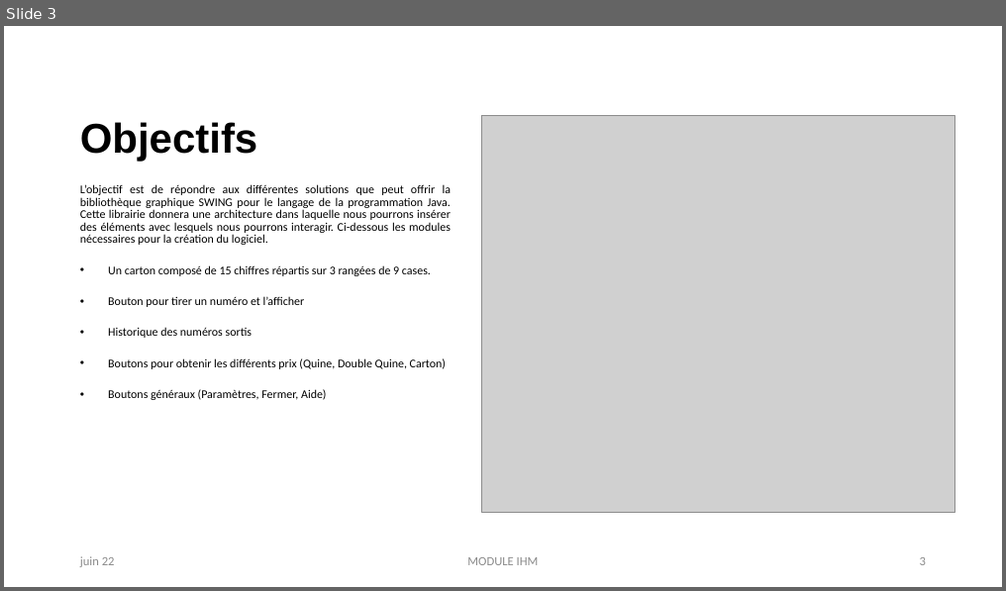
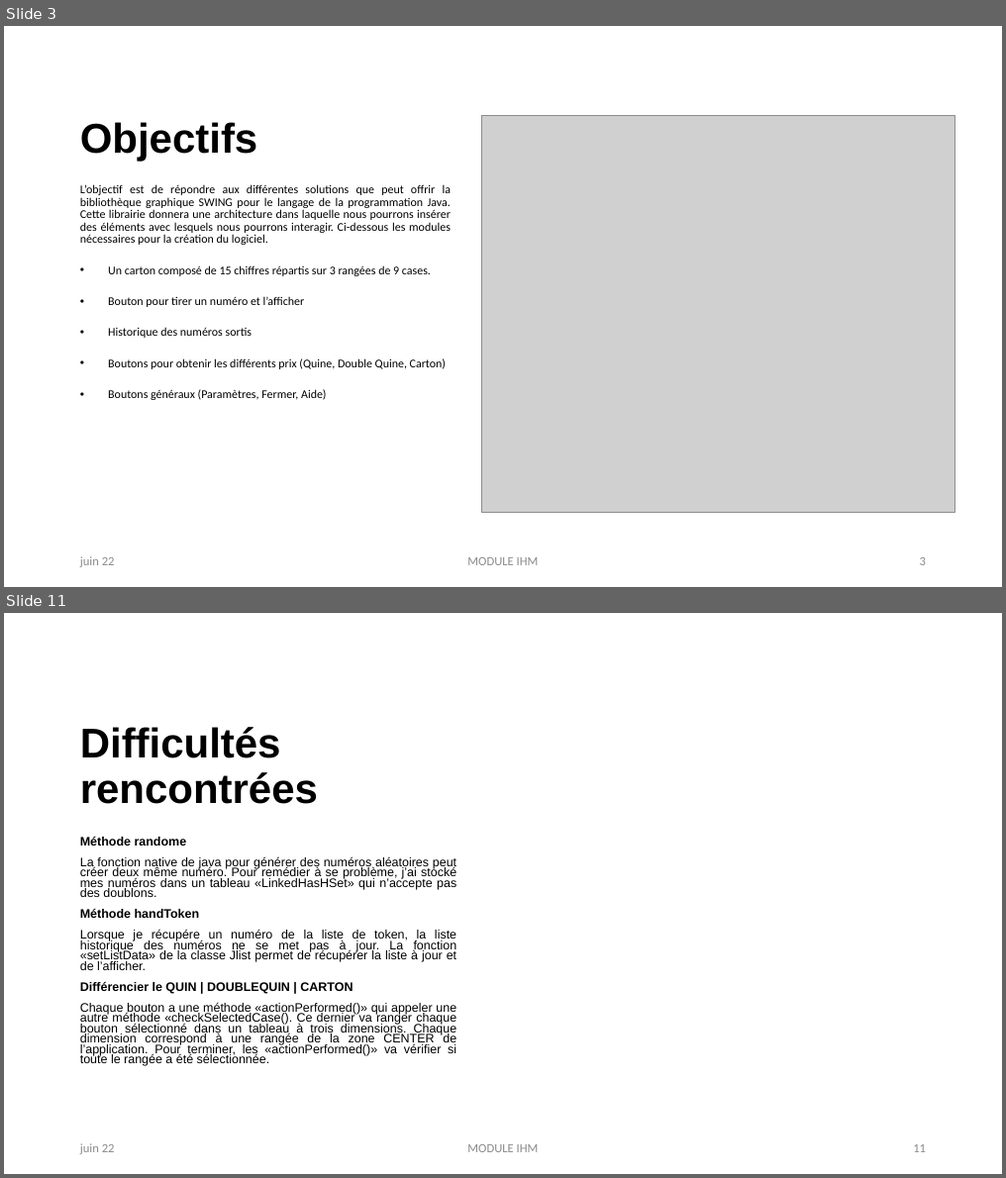
Before and after one commit to UfukArslan/Loto, a slide deck: LOTTO.pptx. Shown one above the other, each under a label of ours: slide 3 before the commit, slides 3 and 11 after it; the slides between them are not shown. The pictures are 1006x591 and 1006x1178 pixels, drawn with LibreOffice and Linux fonts; fonts in the diff are those of the drawing; grey boxes stand for pictures. Boxes give left, top, right and bottom in pixels: in the first picture for what was removed or moved away, otherwise in the second. Text is boxed around its words. In the diff, an @@ line names an element or a change of style, - is before the commit and + after.

```diff
--- a/LOTTO.pptx
+++ b/LOTTO.pptx
@@ slide 11 added at (x1=4, y1=613, x2=1002, y2=1174), background #FFFFFF @@
@@ title added at (x1=80, y1=727, x2=318, y2=804), 40 pt, text #000000, bold @@
+Difficultés rencontrées
@@ text added at (x1=80, y1=837, x2=457, y2=1066), 11.9 pt, text #000000 @@
+Méthode randome
+La fonction native de java pour générer des numéros aléatoires peut créer deux même numéro. Pour remédier à se problème, j’ai stocké mes numéros dans un tableau «LinkedHasHSet» qui n’accepte pas des doublons.
+Méthode handToken
+Lorsque je récupére un numéro de la liste de token, la liste historique des numéros ne se met pas à jour. La fonction «setListData» de la classe Jlist permet de récupérer la liste à jour et de l’afficher.
+Différencier le QUIN | DOUBLEQUIN | CARTON
+Chaque bouton a une méthode «actionPerformed()» qui appeler une autre méthode «checkSelectedCase(). Ce dernier va ranger chaque bouton sélectionné dans un tableau à trois dimensions. Chaque dimension correspond à une rangée de la zone CENTER de l’application. Pour terminer, les «actionPerformed()» va vérifier si toute le rangée a été sélectionnée.
@@ text added at (x1=80, y1=1144, x2=115, y2=1155), 12 pt, text #8C8C8C @@
+juin 22
@@ text added at (x1=467, y1=1145, x2=539, y2=1153), 12 pt, text #8C8C8C @@
+MODULE IHM
@@ page number added at (x1=913, y1=1145, x2=926, y2=1153), 12 pt, text #8C8C8C @@
+11
```
Also in this commit, not shown: 2 slides changed, 5 other slides added, 19 other files.
